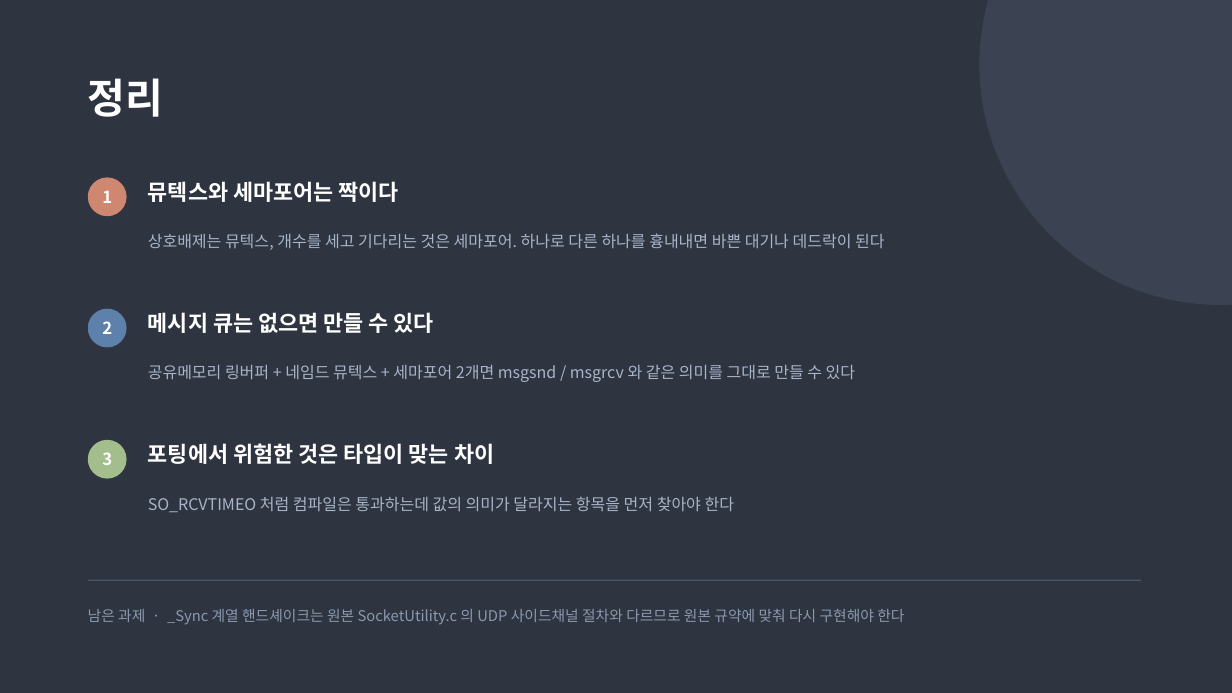
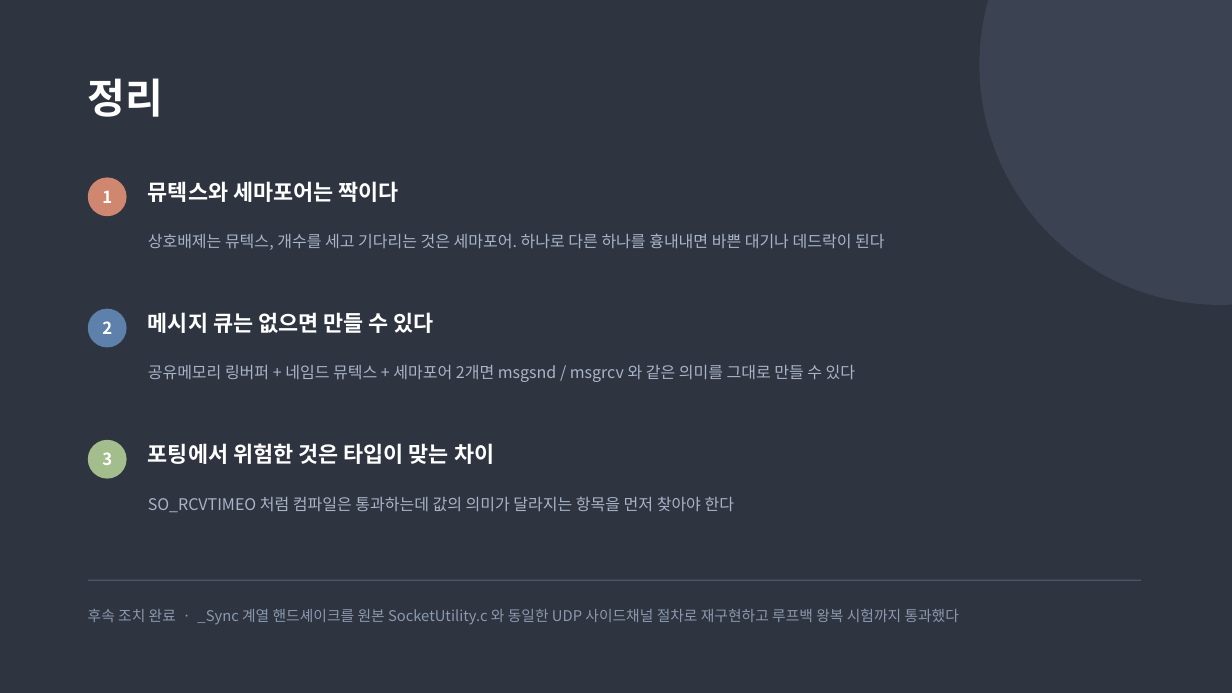
Before and after one commit to harley-hwan/IpcProc, a slide deck: slide 14 of ref/발표자료/IPC_구현_발표자료.pptx (slide 13 before the commit). Drawn at 1232x693 pixels with LibreOffice and Linux fonts; fonts in the diff are those of the drawing. Boxes give left, top, right and bottom in pixels: in the first picture for what was removed or moved away, otherwise in the second. Text is boxed around its words. In the diff, an @@ line names an element or a change of style, - is before the commit and + after.

```diff
--- a/ref/발표자료/IPC_구현_발표자료.pptx
+++ b/ref/발표자료/IPC_구현_발표자료.pptx
@@ text at [88,609,959,625]: text changed @@
-남은 과제 · _Sync 계열 핸드셰이크는 원본 SocketUtility.c 의 UDP 사이드채널 절차와 다르므로 원본 규약에 맞춰 다시 구현해야 한다
+후속 조치 완료 · _Sync 계열 핸드셰이크를 원본 SocketUtility.c 와 동일한 UDP 사이드채널 절차로 재구현하고 루프백 왕복 시험까지 통과했다
```
Also in this commit, not shown: 1 other slide changed, 1 slide added, 2 other files.
